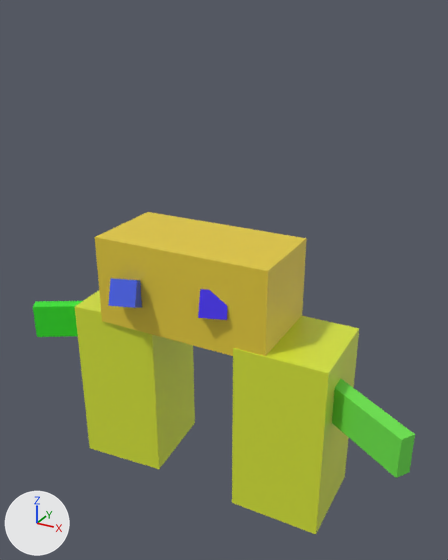
What one commit did to the Blender file Blender/Player/Player.blend.
Before and after are seen from a 50 mm lens placed at (3.2, -5.28, 4.13), pointed at (0.3, 0.0, 1.49). Every picture has the same lights, and +X, +Y and +Z are marked at lower left.

Names of what the first picture shows: 'Head', 'Left Arm', 'Left Eye', 'Left Leg', 'Right Arm', 'Right Eye', 'Right Leg'.
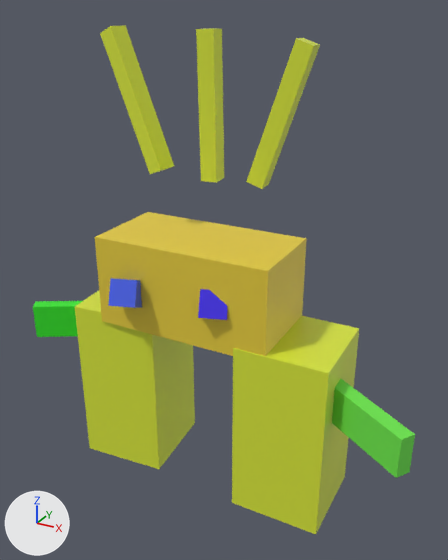
The edits, one by one:
Object '3' (ob_3) is new; it shows a copy of the mesh of ob_right_leg.
Its parent is ob_threatened.
Its matrix parent inverse is Matrix(((0.998, -0.0628, 0.0, 0.0222), (0.0306, 0.487, 0.873, -2.112), (-0.0548, -0.871, 0.488, -0.126), (0.0, 0.0, 0.0, 1.0))).
Its location is (-0.867, 0.227, 3.223).
Its rotation in degrees is (-24, 0, 82).
Its scale is (-0.105, 0.0908, 0.762).
Object 'Threatened' (ob_threatened) is new.
Its location is (0.0357, 0.92, 1.905).
Its rotation in degrees is (61, 0, -3.6).
Object '2' (ob_2) is new; it shows a copy of the mesh of ob_right_leg.
Its parent is ob_threatened.
Its matrix parent inverse is Matrix(((0.998, -0.0628, 0.0, 0.0222), (0.0306, 0.487, 0.873, -2.112), (-0.0548, -0.871, 0.488, -0.126), (0.0, 0.0, 0.0, 1.0))).
Its location is (0.714, 0.4, 3.158).
Its rotation in degrees is (-19, 0, -84).
Its scale is (-0.105, 0.0908, 0.722).
Object '1' (ob_1) is new; it shows a copy of the mesh of ob_right_leg.
Its parent is ob_threatened.
Its matrix parent inverse is Matrix(((0.998, -0.0628, 0.0, 0.0222), (0.0306, 0.487, 0.873, -2.112), (-0.0548, -0.871, 0.488, -0.126), (0.0, 0.0, 0.0, 1.0))).
Its location is (-0.0811, 0.41, 3.185).
Its rotation in degrees is (1, 0, -84).
Its scale is (-0.105, 0.0908, 0.752).

Location of each change, [x1, y1, x2, y2] in pixels of the pictures (448 x 560 px):
'3', added (yellow): after [100, 25, 174, 174]
'1', added (yellow): after [196, 28, 224, 183]
'2', added (yellow): after [246, 38, 320, 189]
